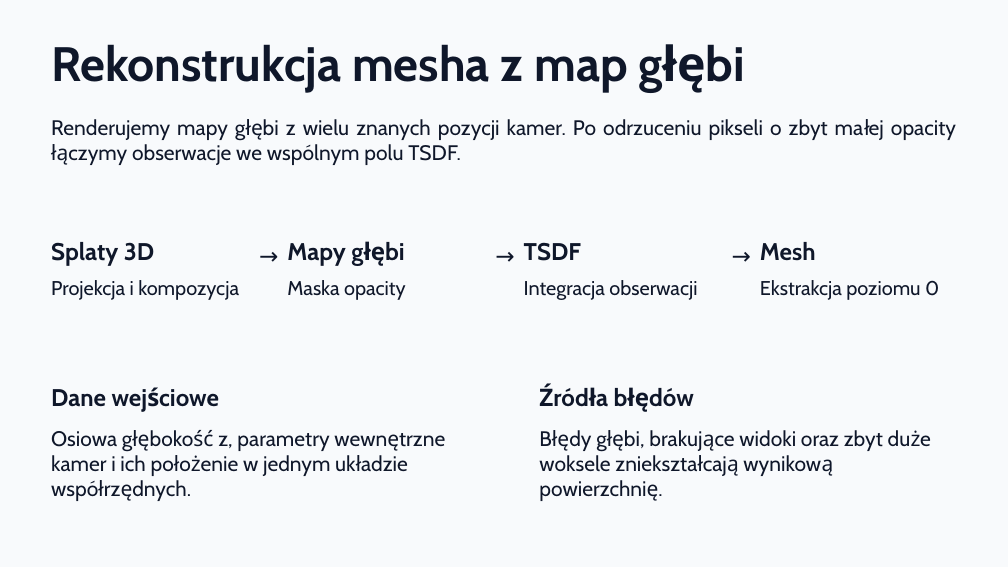
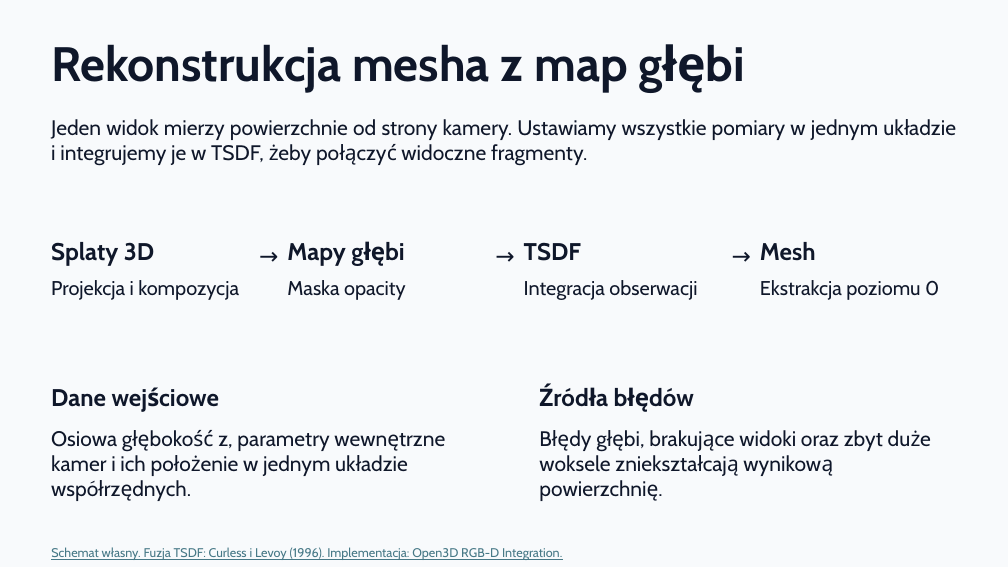
Before and after one commit to KajetanOzog/lab_6, a slide deck: slide 34 of prezentacja.pptx. Drawn at 1008x567 pixels with LibreOffice and Linux fonts; fonts in the diff are those of the drawing. Boxes give left, top, right and bottom in pixels: in the first picture for what was removed or moved away, otherwise in the second. Text is boxed around its words. In the diff, an @@ line names an element or a change of style, - is before the commit and + after.

```diff
--- a/prezentacja.pptx
+++ b/prezentacja.pptx
@@ text at <box>51,119,878,166</box>: text changed @@
-Renderujemy mapy głębi z wielu znanych pozycji kamer. Po odrzuceniu pikseli o zbyt małej opacity łączymy obserwacje we wspólnym polu TSDF.
+Jeden widok mierzy powierzchnie od strony kamery. Ustawiamy wszystkie pomiary w jednym układzie i integrujemy je w TSDF, żeby połączyć widoczne fragmenty.
@@ text added at <box>51,547,562,560</box>, 12 pt, text #467886, underline @@
+Schemat własny. Fuzja TSDF: Curless i Levoy (1996). Implementacja: Open3D RGB-D Integration.
```
Also in this commit, not shown: 16 other slides changed, 3 other files.
